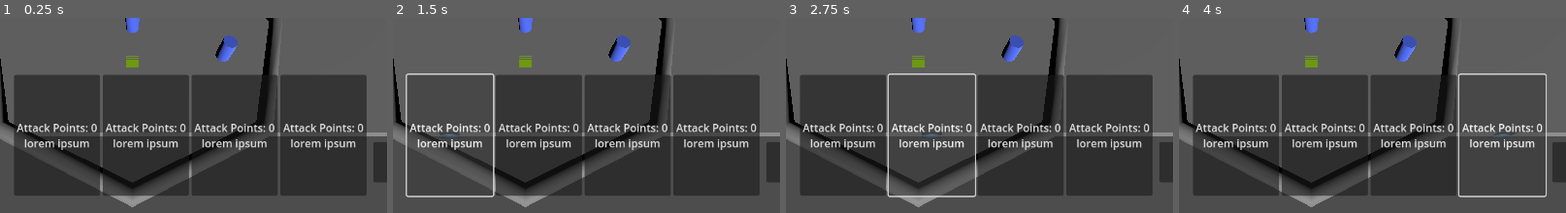
Above: before the commit, frames 1-4 (left to right).
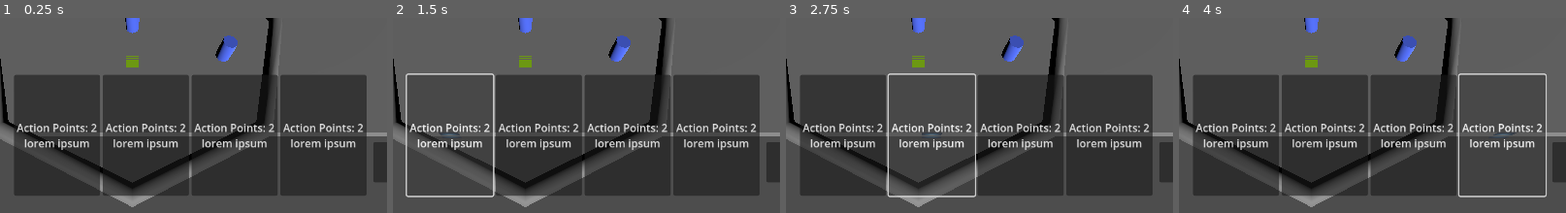
Above: after the commit, the same moments.

Repository: ValorZard/Priyanka-outdated
Game: Godot game, scene res://GameBoard/test_scene.tscn
Two runs of this game, one before a commit and one after it. Both use one fixed random seed, a clock stepped at 60 frames per second and the inputs below. The engine's default icon, where the game draws it, is replaced by a stand-in: a white triangle on a blue panel in a dark square.
Inputs:
- Up to frame 1 (0.25 s): no input
- Up to frame 2 (1.5 s): click "Attack" at 0.5 s; click "Attack Points: 0 lorem ipsum" (after the commit: "Action Points: 2 lorem ipsum") at 1.25 s
- Up to frame 3 (2.75 s): click "Attack Points: 0 lorem ipsum" (after the commit: "Action Points: 2 lorem ipsum") at 2 s
- Up to frame 4 (4 s): click "Attack Points: 0 lorem ipsum" (after the commit: "Action Points: 2 lorem ipsum") at 2.75 s; click "Attack Points: 0 lorem ipsum" (after the commit: "Action Points: 2 lorem ipsum") at 3.5 s
The pictures show only the part of the screen within x 33-83%, y 50-100%; the shares and areas given below are measured in that part.

The runs differ from the first frame. In frame 1, 1.2% of the frame differs, in the area x 6-94%, y 54-59%; in frame 2, 1.2%; in frame 3, 1.2%; in frame 4, 1.2%.

Commit message:
made card attacks work + refactoring

Diff:
--- a/Cards/CardData.gd
+++ b/Cards/CardData.gd
@@ -2,12 +2,14 @@
 
 class_name CardData
 
-@export var attack_point_cost: int
+@export var action_point_cost: int
+@export var attack_damage : int
 @export var description : String
 
 # Make sure that every parameter has a default value.
 # Otherwise, there will be problems with creating and editing
 # your resource via the inspector.
-func _init(attack_point_cost = 0, description = "lorem ipsum"):
-	self.attack_point_cost = attack_point_cost
+func _init(action_point_cost = 0, attack_damage = 0, description = "lorem ipsum"):
+	self.action_point_cost = action_point_cost
+	self.attack_damage = attack_damage
 	self.description = description
--- a/Cards/CardData.tres
+++ b/Cards/CardData.tres
@@ -4,5 +4,6 @@
 
 [resource]
 script = ExtResource("1_57ebq")
-attack_point_cost = 0
+action_point_cost = 2
+attack_damage = 2
 description = "lorem ipsum"
--- a/Commands/AttackCommand.gd
+++ b/Commands/AttackCommand.gd
@@ -4,21 +4,23 @@
 
 var target : BaseUnit  #unit being attacked
 var damage_dealt : int
+var action_point_cost : int
 
-func _init(game_board : GameBoard, target: BaseUnit, damage_dealt):
+func _init(game_board : GameBoard, target: BaseUnit, damage_dealt : int, action_point_cost : int):
 	initialize(game_board)
 	self.target = target
 	self.damage_dealt = damage_dealt
+	self.action_point_cost = action_point_cost
 
 func execute():
-	# only allow attack if there are action points still available
-	if current_unit.action_points > 0:
+	# only allow attack if there are action points still available and if the attack doesn't put the unit into the negative
+	if current_unit.action_points > 0 and (current_unit.action_points - action_point_cost >= 0):
 		target = current_unit.attack_area.get_nearest_unit()
 		# print(target)
 		# don't attack an enemy thats already dead
 		if target != null and !target.is_dead():
 			target.take_damage(damage_dealt)
-			current_unit.set_action_points(current_unit.get_action_points()-1)
+			current_unit.set_action_points(current_unit.get_action_points()-action_point_cost)
 		else:
 			return false
 		game_board.log_event(str("execute! ", current_unit.name, " to ", target.name, " damage_dealt: ", damage_dealt, ", target health now: ", target.health))
--- a/GameBoard/GameBoard.gd
+++ b/GameBoard/GameBoard.gd
@@ -61,12 +61,14 @@
 	if !command_array.is_empty():
 		command_array.pop_back().undo()
 
-func do_attack():
+# make the current unit controlled by the game board attack
+func do_attack(damage_dealt : int, action_point_cost : int):
 	if get_current_unit().can_attack():
-		var attack_command := AttackCommand.new(self, $EnemyUnit, 1)
+		var attack_command := AttackCommand.new(self, $EnemyUnit, damage_dealt, action_point_cost)
 		if attack_command.execute():
 			command_array.push_back(attack_command)
 
+# make the current unit controlled by the game board move
 func do_movement(direction : Vector3, distance : float):
 	var movement_command := MovementCommand.new(self, direction, distance)
 	if movement_command.execute():
--- a/GameBoard/test_scene.tscn
+++ b/GameBoard/test_scene.tscn
@@ -6,7 +6,7 @@
 [ext_resource type="PackedScene" uid="uid://cmy4ycwq53ul2" path="res://Prototyping/Box.tscn" id="4_t58ag"]
 [ext_resource type="Texture2D" uid="uid://dhjqljog8gjbn" path="res://icon.svg" id="5_7oytf"]
 [ext_resource type="Script" path="res://GameBoard/Cursor.gd" id="5_64lmv"]
-[ext_resource type="PackedScene" uid="uid://vokfoas7a3nt" path="res://UI/CardUI.tscn" id="5_ienob"]
+[ext_resource type="PackedScene" uid="uid://dsliayb2rhvp2" path="res://UI/CardDeck.tscn" id="5_ienob"]
 [ext_resource type="PackedScene" uid="uid://ouuora8lxpt7" path="res://Units/EnemyUnit.tscn" id="7_7icr8"]
 [ext_resource type="Script" path="res://GameBoard/CombatManager.gd" id="8_quw6g"]
 
@@ -54,7 +54,7 @@
 text = "Undo
 "
 
-[node name="CardUI" parent="InputManager" instance=ExtResource("5_ienob")]
+[node name="CardDeck" parent="InputManager" instance=ExtResource("5_ienob")]
 layout_mode = 0
 offset_left = 400.0
 offset_top = 441.0
--- a/UI/CardButton.gd
+++ b/UI/CardButton.gd
@@ -4,11 +4,17 @@
 
 @export var card_data : CardData = preload("res://Cards/CardData.tres")
 
+var game_board : GameBoard
+
 # Called when the node enters the scene tree for the first time.
 func _ready():
-	self.text = str("Attack Points: ", card_data.attack_point_cost, "\n", card_data.description)
+	self.text = str("Action Points: ", card_data.action_point_cost, "\n", card_data.description)
+	self.connect("button_down", play_card)
 
 
 # Called every frame. 'delta' is the elapsed time since the previous frame.
 func _process(delta):
 	pass
+
+func play_card():
+	game_board.do_attack(card_data.attack_damage, card_data.action_point_cost)
--- a/UI/CardHand.gd
+++ b/UI/CardDeck.gd
@@ -8,11 +8,19 @@
 
 var count : int = 0
 
+var game_board : GameBoard
+
 # Called when the node enters the scene tree for the first time.
 func _ready():
 	for card_button in get_children():
 		if card_button is Button:
 			card_button.connect("button_up", _on_Card_Selected)
+
+func set_game_board(game_board : GameBoard):
+	self.game_board = game_board
+	for card_button in get_children():
+		if card_button is CardButton:
+			card_button.game_board = game_board
 
 func is_hovered() -> bool:
 	for card_button in get_children():
--- a/UI/CardUI.tscn
+++ b/UI/CardDeck.tscn
@@ -1,13 +1,13 @@
-[gd_scene load_steps=3 format=3 uid="uid://vokfoas7a3nt"]
+[gd_scene load_steps=3 format=3 uid="uid://dsliayb2rhvp2"]
 
-[ext_resource type="Script" path="res://UI/CardHand.gd" id="1_7fhvl"]
+[ext_resource type="Script" path="res://UI/CardDeck.gd" id="1_dj602"]
 [ext_resource type="PackedScene" uid="uid://c3x3m37qiby8q" path="res://UI/CardButton.tscn" id="2_eh4jl"]
 
-[node name="CardUI" type="HBoxContainer"]
+[node name="CardDeck" type="HBoxContainer"]
 offset_top = 450.0
 offset_right = 400.0
 offset_bottom = 630.0
-script = ExtResource("1_7fhvl")
+script = ExtResource("1_dj602")
 
 [node name="CardButton" parent="." instance=ExtResource("2_eh4jl")]
 layout_mode = 2
--- a/UI/InputManager.gd
+++ b/UI/InputManager.gd
@@ -14,14 +14,15 @@
 	cursor = $Cursor
 	camera3d = $"../Camera3D"
 	turn_timer = $"../Timer"
-	$AttackButton.connect("button_up", game_board.do_attack)
+	$CardDeck.set_game_board(game_board)
+	$AttackButton.connect("button_up", do_current_unit_base_attack)
 	$UndoButton.connect("button_up", game_board.undo_command)
 
 
 
 # if the cursor is currently over a button or other UI element, don't allow it to click to move the unit
 func cursor_can_click() -> bool:
-	if $AttackButton.is_hovered() or $UndoButton.is_hovered() or $CardUI.is_hovered():
+	if $AttackButton.is_hovered() or $UndoButton.is_hovered() or $CardDeck.is_hovered():
 		return false
 	return true
 
@@ -41,8 +42,13 @@
 	else:
 		print("on unit: ", game_board.get_current_unit().name)
 		# TODO: Actiually have an AI here
-		game_board.do_attack()
+		game_board.do_attack(game_board.get_current_unit().base_attack_damage, game_board.get_current_unit().base_attack_action_point_cost)
 		game_board.get_current_unit().set_action_points(0)
+
+# called when the attack button is pressed, does the unit's base attack (different from Card attacks)
+func do_current_unit_base_attack():
+	game_board.do_attack(game_board.get_current_unit().base_attack_damage, game_board.get_current_unit().base_attack_action_point_cost)
+
 
 # Called every frame. 'delta' is the elapsed time since the previous frame.
 func _process(delta):
--- a/Units/BaseUnit.gd
+++ b/Units/BaseUnit.gd
@@ -13,6 +13,10 @@
 @export var max_movement_radius : float = 10 # maximum distance this unit can move in one turn in meters
 @export var action_points : int = 3
 @export var max_action_points : int = 3
+
+# base attack information
+@export var base_attack_damage : int = 1
+@export var base_attack_action_point_cost : int = 1
 var attack_area : AttackArea = preload("res://Attacks/AttackArea.tscn").instantiate()
 
 #signal out_of_action_points()
Not shown: 1 places in GameBoard/test_scene.tscn that only renumber resources
Not shown, changed: .gitignore
